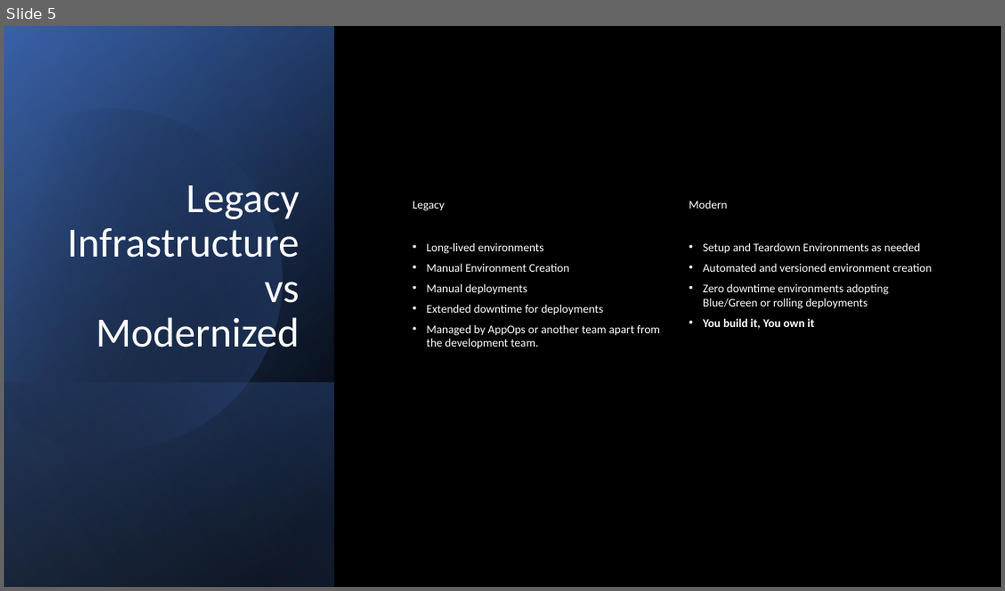
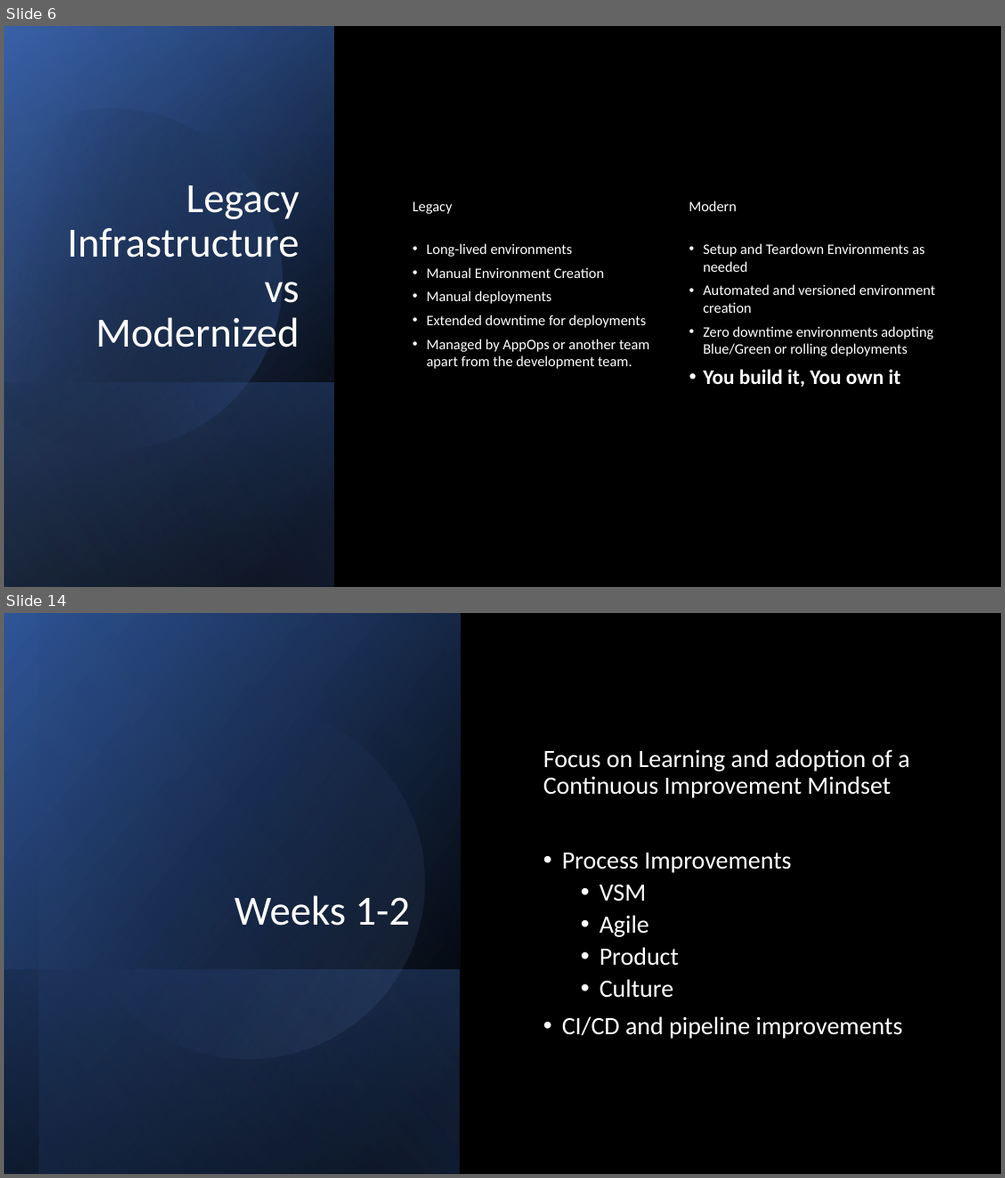
Before and after one commit to bigfrank123/liatrio-exercise, a slide deck: Artifacts/Liatrio.pptx. Shown one above the other, each under a label of ours: slide 5 before the commit, slides 6 and 14 after it; the slides between them are not shown. The pictures are 1005x591 and 1005x1178 pixels, drawn with LibreOffice and Linux fonts; fonts in the diff are those of the drawing. Boxes give left, top, right and bottom in pixels: in the first picture for what was removed or moved away, otherwise in the second. Text is boxed around its words. In the diff, an @@ line names an element or a change of style, - is before the commit and + after.

```diff
--- a/Artifacts/Liatrio.pptx
+++ b/Artifacts/Liatrio.pptx
@@ slide 14 added at [4,613,1001,1174], background #000000 @@
@@ rectangle added at [4,613,461,1174], fill gradient #000000 to #2F5597 @@
@@ rectangle added at [40,613,461,1174], fill gradient #000000 to #4472C4 @@
@@ ellipse added at [40,674,456,1090], fill gradient #4472C4 to #8FAADC @@
@@ text added at [543,749,909,1038], 24 pt, text #FFFFFF @@
+Focus on Learning and adoption of a Continuous Improvement Mindset
+• Process Improvements
+  • VSM
+  • Agile
+  • Product
+  • Culture
+• CI/CD and pipeline improvements
@@ title added at [235,895,411,925], 40 pt, text #FFFFFF @@
+Weeks 1-2
@@ rectangle added at [4,969,460,1174], fill gradient #4472C4 to #000000 @@
@@ what was slide 5 is now slide 6 @@
@@ slide 6 changed as well @@
@@ size 11.3 to 14 pt in 3 elements at [413,201,453,214], [427,243,649,369], [688,200,736,211] @@
@@ text "Setup and Teardown Environments as ..." at [703,243,935,386]: size 11.3 to 14 pt in "Setup and Teardown Environments as needed", "Automated and versioned environment creation", "Zero downtime environments adopting Blue/Green or rolling ..."; size 11.3 to 20 pt in "You build it, You own it" @@
```
Also in this commit, not shown: 12 other slides added, 1 slide removed.
